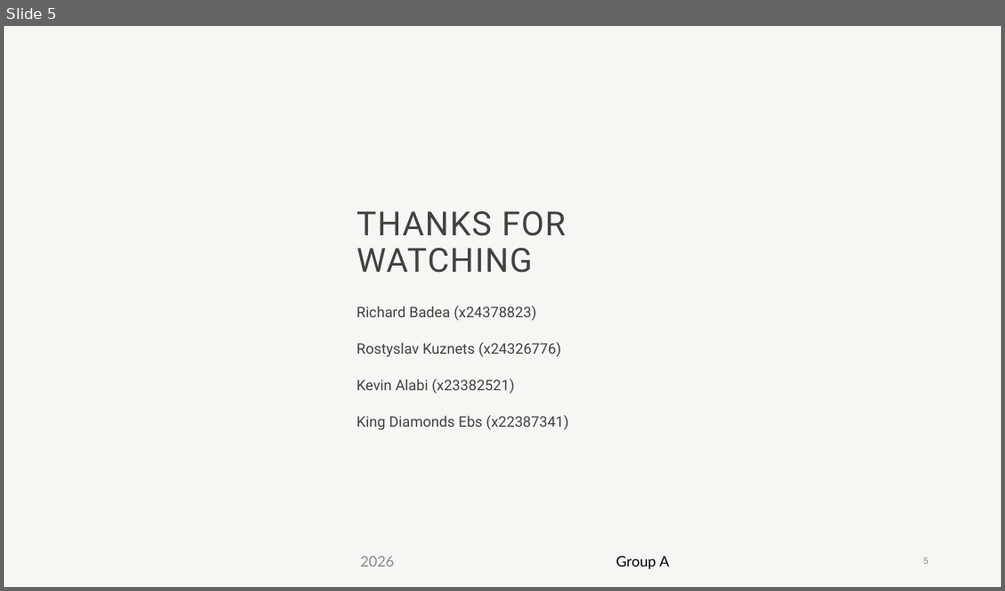
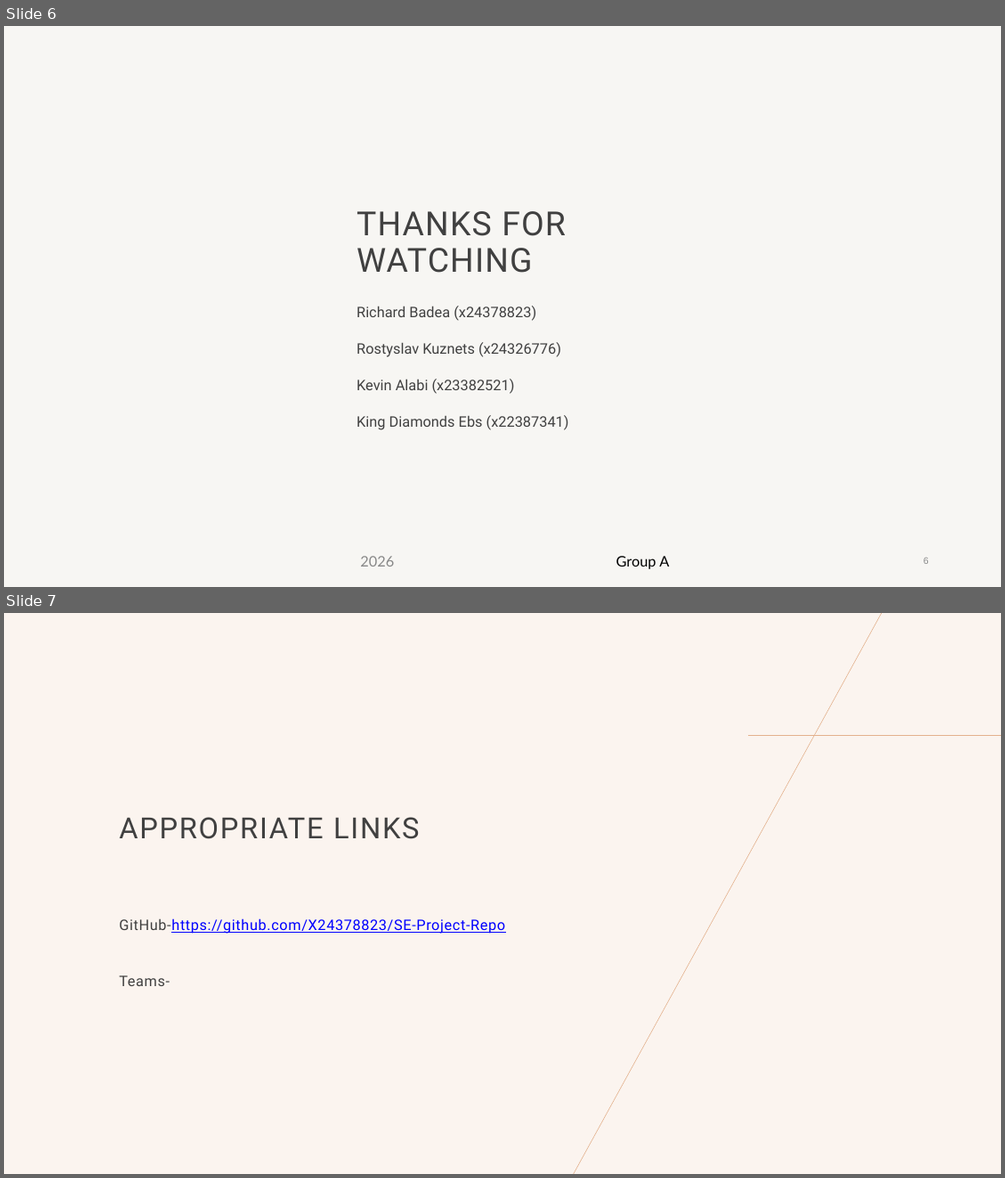
Before and after one commit to X24378823/SE-Project-Repo, a slide deck: Group A Presentation .pptx. Shown one above the other, each under a label of ours: slide 5 before the commit, slides 6 and 7 after it. The pictures are 1005x591 and 1005x1178 pixels, drawn with LibreOffice and Linux fonts; fonts in the diff are those of the drawing; background and template pictures are left out. Boxes give left, top, right and bottom in pixels: in the first picture for what was removed or moved away, otherwise in the second. Text is boxed around its words. In the diff, an @@ line names an element or a change of style, - is before the commit and + after.

Commit message:
Final ppt

```diff
--- a/Group A Presentation .pptx
+++ b/Group A Presentation .pptx
@@ slide 7 added at (4, 613, 1001, 1174), background #FBF4EF @@
@@ line added from (882, 613) to (573, 1174), #E3B18D 0.5 pt @@
@@ line added from (748, 736) to (1001, 736), #E3B18D 0.5 pt @@
@@ title added at (119, 817, 419, 839), 28 pt, text #404040 @@
+APPROPRIATE LINKS
@@ text added at (119, 918, 505, 986), 14 pt, text #0000FF, underline @@
+GitHub-https://github.com/X24378823/SE-Project-Repo
+Teams-
@@ what was slide 5 is now slide 6 @@
```
Also in this commit, not shown: 1 other slide added.
